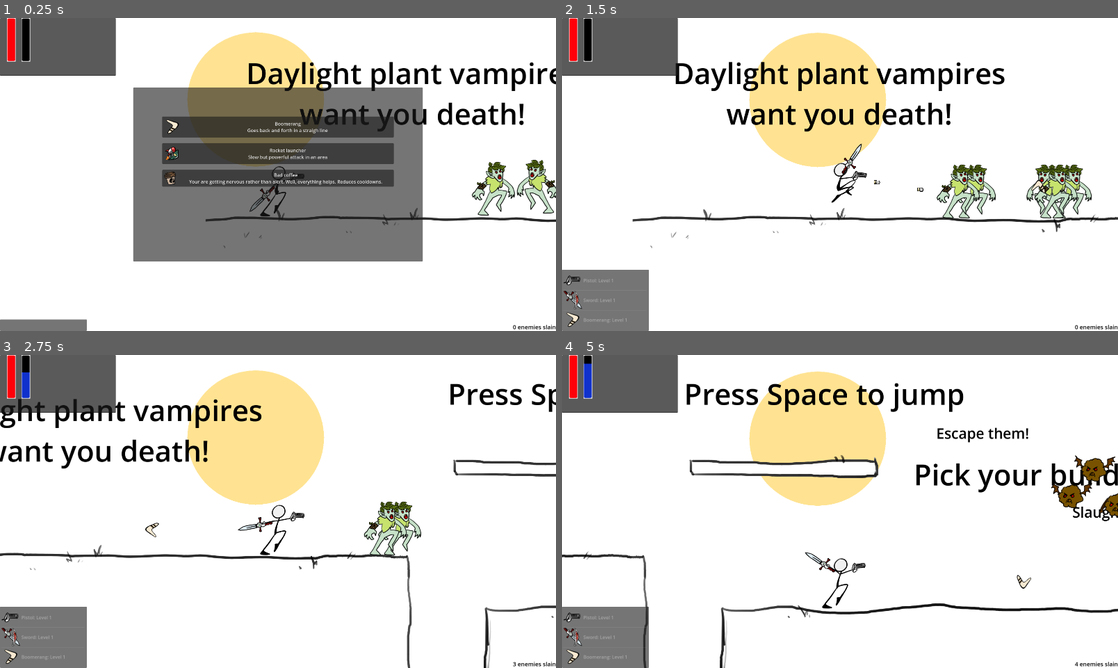
Above: before the commit, frames 1-4 (two rows, left to right).
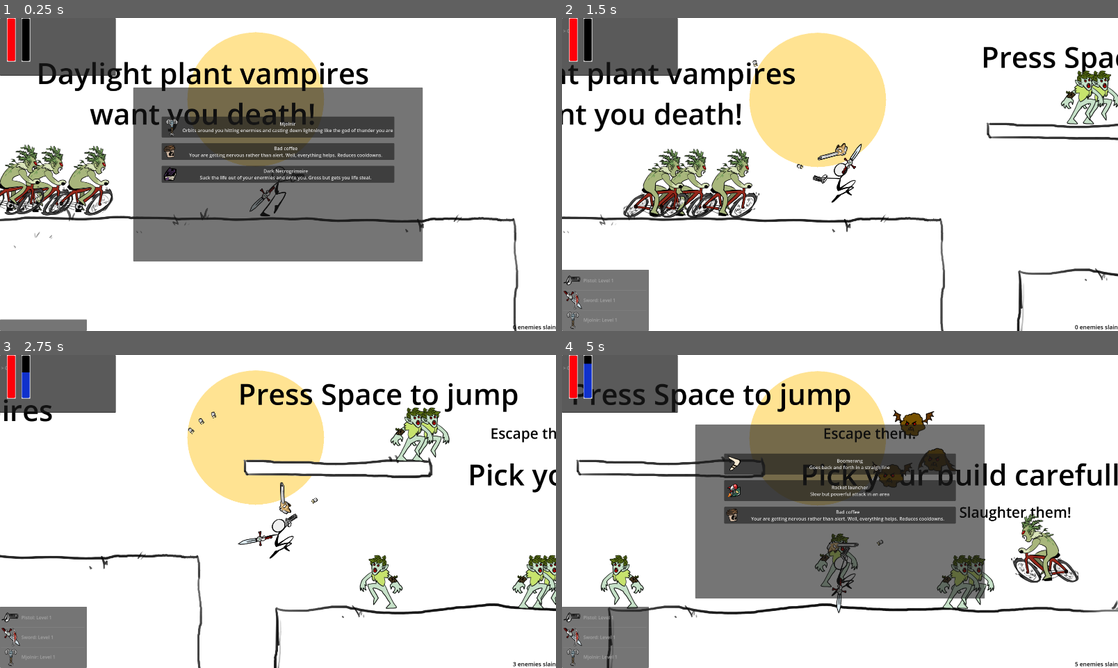
Above: after the commit, the same moments.

Repository: ricargoes/green-dusk
Game: Godot game, scene res://scenes/game.tscn
Two runs of this game, one before a commit and one after it. Both use one fixed random seed, a clock stepped at 60 frames per second and the inputs below. The engine's default icon, where the game draws it, is replaced by a stand-in: a white triangle on a blue panel in a dark square.
Inputs (mouse positions are in pixels of both pictures, inside the frame that each line leads up to):
- Up to frame 1 (0.25 s): no input
- Up to frame 2 (1.5 s): click (840, 127) at 0.5 s, where only the run after the commit has a clickable "Mjolnir Orbits around you hit…"; tap Space (jump) at 1.25 s
- Up to frame 3 (2.75 s): tap Space (jump) at 1.52, 2, 2.27 s
- Up to frame 4 (5 s): tap Space (jump) at 2.75, 3.5, 3.77, 4.25, 4.52 s

The runs differ from the first frame. In frame 1, 13% of the frame differs, in the area x 0-100%, y 14-100%; in frame 2, 14%; in frame 3, 12%; in frame 4, 37%, in the area x 0-100%, y 0-100%.

Commit message:
enemy bikers

Diff:
--- /dev/null
+++ b/scenes/enemies/enemy_biker.gd
@@ -0,0 +1,20 @@
+extends Enemy
+
+@export
+var speed: float = 800
+
+func _process(delta: float) -> void:
+	if not is_inside_tree():
+		return
+	var hero: Node2D = get_tree().get_first_node_in_group("hero")
+	var distance_to_hero = hero.global_position - global_position
+	if abs(distance_to_hero.x) > 20:
+		velocity.x = sign(distance_to_hero.x)*speed
+	if not is_on_floor():
+		velocity.y += delta*GameConstants.GRAVITY
+	$Sprite2D.scale.x = 1 if velocity.x > 0 else -1
+
+	move_and_slide()
+
+	fall_check()
+	contact_attack(delta)
--- /dev/null
+++ b/scenes/enemies/enemy_biker.tscn
@@ -0,0 +1,44 @@
+[gd_scene load_steps=8 format=3 uid="uid://cta648uegc2p3"]
+
+[ext_resource type="PackedScene" uid="uid://csfarad5ilhw6" path="res://scenes/enemies/enermy.tscn" id="1_qhg13"]
+[ext_resource type="Texture2D" uid="uid://bgup77dmgpcv8" path="res://resources/sprites/enemies/ciclista1.png" id="2_dgbk3"]
+[ext_resource type="Script" path="res://scenes/enemies/enemy_biker.gd" id="2_ssoir"]
+[ext_resource type="Texture2D" uid="uid://b3ks5li162qfw" path="res://resources/sprites/enemies/ciclista2.png" id="3_gel32"]
+
+[sub_resource type="SpriteFrames" id="SpriteFrames_iwebx"]
+animations = [{
+"frames": [{
+"duration": 1.0,
+"texture": ExtResource("2_dgbk3")
+}, {
+"duration": 1.0,
+"texture": ExtResource("3_gel32")
+}],
+"loop": true,
+"name": &"default",
+"speed": 10.0
+}]
+
+[sub_resource type="RectangleShape2D" id="RectangleShape2D_jy52n"]
+size = Vector2(215, 197.75)
+
+[sub_resource type="CapsuleShape2D" id="CapsuleShape2D_n4qfx"]
+radius = 58.0
+height = 228.0
+
+[node name="EnemyBiker" instance=ExtResource("1_qhg13")]
+script = ExtResource("2_ssoir")
+speed = 800.0
+contact_dps = 10.0
+
+[node name="Sprite2D" parent="." index="0"]
+sprite_frames = SubResource("SpriteFrames_iwebx")
+autoplay = "default"
+
+[node name="CollisionShape2D" parent="." index="1"]
+position = Vector2(-6, 34.875)
+shape = SubResource("RectangleShape2D_jy52n")
+
+[node name="CollisionShape2D" parent="ContactDamageArea" index="0"]
+position = Vector2(16, 4)
+shape = SubResource("CapsuleShape2D_n4qfx")
--- a/scenes/game.tscn
+++ b/scenes/game.tscn
@@ -131,8 +131,7 @@
 [node name="TerrainChunk1" parent="Terrain" instance=ExtResource("2_kfbcc")]
 
 [node name="Hero" parent="." instance=ExtResource("1_2n3he")]
-position = Vector2(250, 593)
-player_speed = 500
+position = Vector2(974, 593)
 
 [node name="Bullets" type="Node2D" parent="."]
 
--- a/scenes/hero.gd
+++ b/scenes/hero.gd
@@ -4,7 +4,7 @@
 const MAX_JUMP_IMPULSE_TIME: float = 0.3
 
 @export
-var player_speed: int = 200
+var player_speed: int = 500
 
 @export
 var max_life_points: int = 50
@@ -79,12 +79,13 @@
 
 func level_up():
 	get_tree().paused = true
-	$UI/LevelUpScreen.pick_powerup()
+	$UI/LevelUpScreen.pick_powerup(powerups)
 	var powerup = await $UI/LevelUpScreen.powerup_selected
 	get_tree().paused = false
 	level += 1
 	xp_threshold = level*1000
-	equip_powerup(powerup)
+	if powerup != "":
+		equip_powerup(powerup)
 
 func equip_powerup(powerup_name: String):
 	var powerup = GameLibrary.POWERUPS[powerup_name]
@@ -104,7 +105,6 @@
 				evasion = boost_value
 			'Bad coffee':
 				attack_frecuency_boost = boost_value/100.0
-				get_tree().call_group("weapons", "cooldown_boost", attack_frecuency_boost)
 			'Dark Necrogrimoire':
 				life_steal = boost_value/100.0
 	elif powerup["type"] == GameLibrary.PowerUpType.Weapon:
@@ -112,8 +112,8 @@
 			var weapon_instance = powerup.scene.instantiate()
 			weapon_instance.name = powerup_name
 			add_child(weapon_instance)
-
 		get_node(powerup_name).set_level(powerups[powerup_name])
+	get_tree().call_group("weapon", "cooldown_boost", attack_frecuency_boost)
 	%Summary.sync_powerups(powerups)
 
 func steal_life(damage: float):
--- a/scenes/level_up_screen.gd
+++ b/scenes/level_up_screen.gd
@@ -2,17 +2,23 @@
 
 signal powerup_selected(powerup_name)
 
-func _ready() -> void:
-	pick_powerup()
-
-func pick_powerup():
+func pick_powerup(powerup_levels: Dictionary):
 	show()
 	for node in %Options.get_children():
 		node.queue_free()
 
 	var available_powerups = GameLibrary.POWERUPS.keys()
+	for powerup_name in available_powerups:
+		var level = powerup_levels.get(powerup_name, 0)
+		if level >= 5:
+			available_powerups.erase(powerup_name)
+
+	if available_powerups.is_empty():
+		powerup_clicked("")
+
 	randomize()
-	for _i in range(3):
+	var count = 0
+	while count < min(3, available_powerups.size()):
 		var powerup_name = available_powerups.pop_at(randi() % available_powerups.size())
 		var powerup_info = GameLibrary.POWERUPS[powerup_name]
 		var button = Button.new()
@@ -20,6 +26,7 @@
 		button.text = "{name}\n{description}".format({'name': powerup_name, 'description': powerup_info['description']})
 		button.pressed.connect(powerup_clicked.bind(powerup_name))
 		%Options.add_child(button)
+		count += 1
 
 func powerup_clicked(powerup_name: String):
 	powerup_selected.emit(powerup_name)
--- a/scenes/pistol.gd
+++ b/scenes/pistol.gd
@@ -33,6 +33,7 @@
 
 func cooldown_boost(boost: float):
 	$ShootingCooldown.wait_time = shooting_cooldown/boost
+	OnScreenTerminal.log($ShootingCooldown.wait_time)
 
 func select_target():
 	target = null
--- a/scenes/terrain/terrain_chunk_1.tscn
+++ b/scenes/terrain/terrain_chunk_1.tscn
@@ -1,9 +1,10 @@
-[gd_scene load_steps=12 format=3 uid="uid://dfg2gs8kx1te8"]
+[gd_scene load_steps=13 format=3 uid="uid://dfg2gs8kx1te8"]
 
 [ext_resource type="PackedScene" uid="uid://ccld1bpjx1tau" path="res://scenes/terrain/terrain_chunk_base.tscn" id="1_vs7ef"]
 [ext_resource type="PackedScene" uid="uid://bqlyqc1ygoqus" path="res://scenes/enemies/spawner.tscn" id="3_eakqu"]
 [ext_resource type="PackedScene" uid="uid://cv5x51jwgqxsq" path="res://scenes/enemies/basic_enemy.tscn" id="3_fab3p"]
 [ext_resource type="PackedScene" uid="uid://bu35il1yoex0l" path="res://scenes/activador.tscn" id="4_jtunb"]
+[ext_resource type="PackedScene" uid="uid://cta648uegc2p3" path="res://scenes/enemies/enemy_biker.tscn" id="4_l4pkk"]
 
 [sub_resource type="RectangleShape2D" id="RectangleShape2D_8syfu"]
 size = Vector2(1791, 391)
@@ -28,12 +29,6 @@
 
 [node name="TerrainChunk1" instance=ExtResource("1_vs7ef")]
 
-[node name="Sprite2D" parent="." index="0"]
-metadata/_edit_lock_ = true
-
-[node name="Enemies" parent="." index="1"]
-metadata/_edit_lock_ = true
-
 [node name="Spawner1" parent="Enemies" index="0" node_paths=PackedStringArray("destination", "activator") instance=ExtResource("3_eakqu")]
 position = Vector2(3575, 81)
 spawning_frequency = 4.0
@@ -48,22 +43,31 @@
 activator = NodePath("../../Helpers/Activator")
 
 [node name="BasicEnemy" parent="Enemies" index="2" instance=ExtResource("3_fab3p")]
-position = Vector2(996, 589)
+position = Vector2(2149, 229)
 
 [node name="BasicEnemy2" parent="Enemies" index="3" instance=ExtResource("3_fab3p")]
-position = Vector2(1147, 582)
+position = Vector2(2300, 222)
 
 [node name="BasicEnemy3" parent="Enemies" index="4" instance=ExtResource("3_fab3p")]
-position = Vector2(1534, 589)
+position = Vector2(2771, 729)
 
 [node name="BasicEnemy4" parent="Enemies" index="5" instance=ExtResource("3_fab3p")]
-position = Vector2(1413, 589)
+position = Vector2(2650, 729)
 
 [node name="BasicEnemy5" parent="Enemies" index="6" instance=ExtResource("3_fab3p")]
-position = Vector2(1278, 589)
+position = Vector2(2515, 729)
 
-[node name="Helpers" parent="." index="2"]
-metadata/_edit_lock_ = true
+[node name="EnemyBiker" parent="Enemies" index="7" instance=ExtResource("4_l4pkk")]
+position = Vector2(153, 547)
+speed = 800.0
+
+[node name="EnemyBiker2" parent="Enemies" index="8" instance=ExtResource("4_l4pkk")]
+position = Vector2(301, 547)
+speed = 800.0
+
+[node name="EnemyBiker3" parent="Enemies" index="9" instance=ExtResource("4_l4pkk")]
+position = Vector2(64, 543)
+speed = 800.0
 
 [node name="Dest1" type="Marker2D" parent="Helpers" index="0"]
 position = Vector2(3594, 795)
@@ -73,9 +77,6 @@
 
 [node name="Activator" parent="Helpers" index="2" instance=ExtResource("4_jtunb")]
 position = Vector2(1834, 428)
-
-[node name="Hitboxes" parent="." index="3"]
-metadata/_edit_lock_ = true
 
 [node name="CollisionShape2D" type="CollisionShape2D" parent="Hitboxes" index="0"]
 position = Vector2(900, 887)
